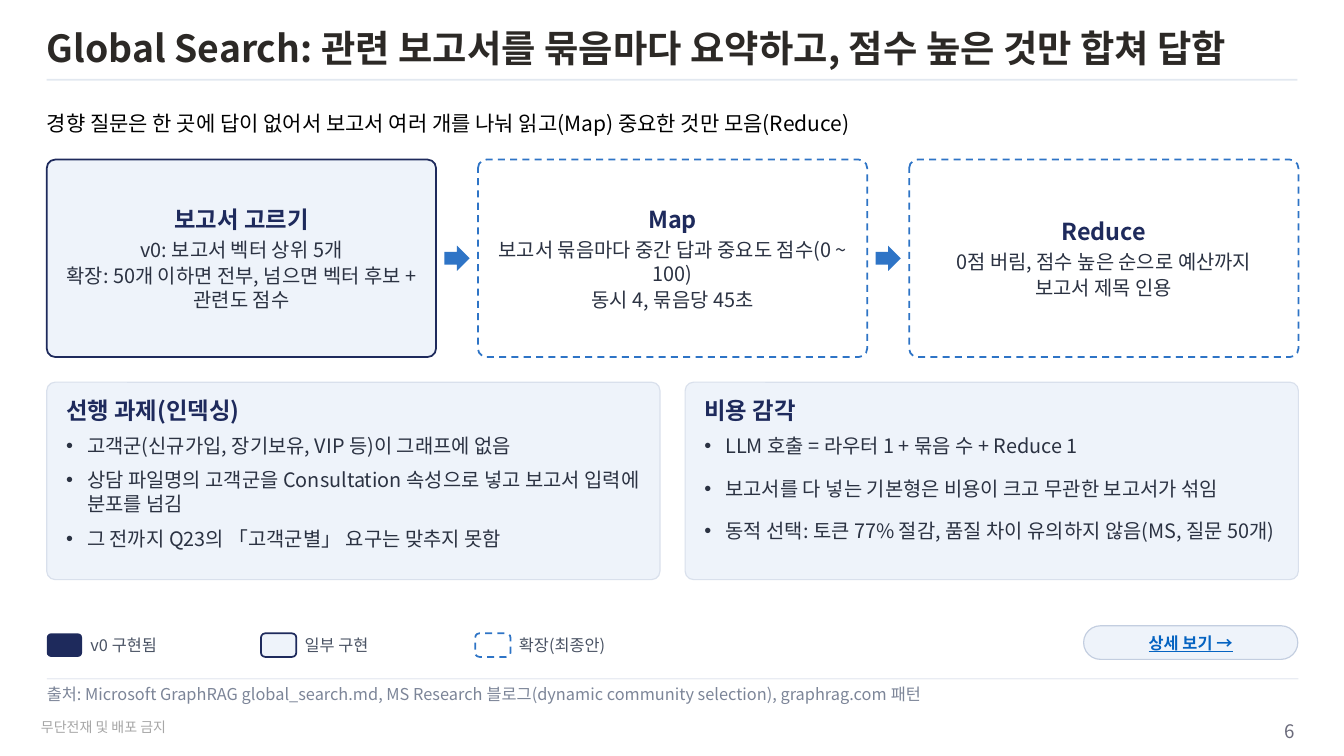
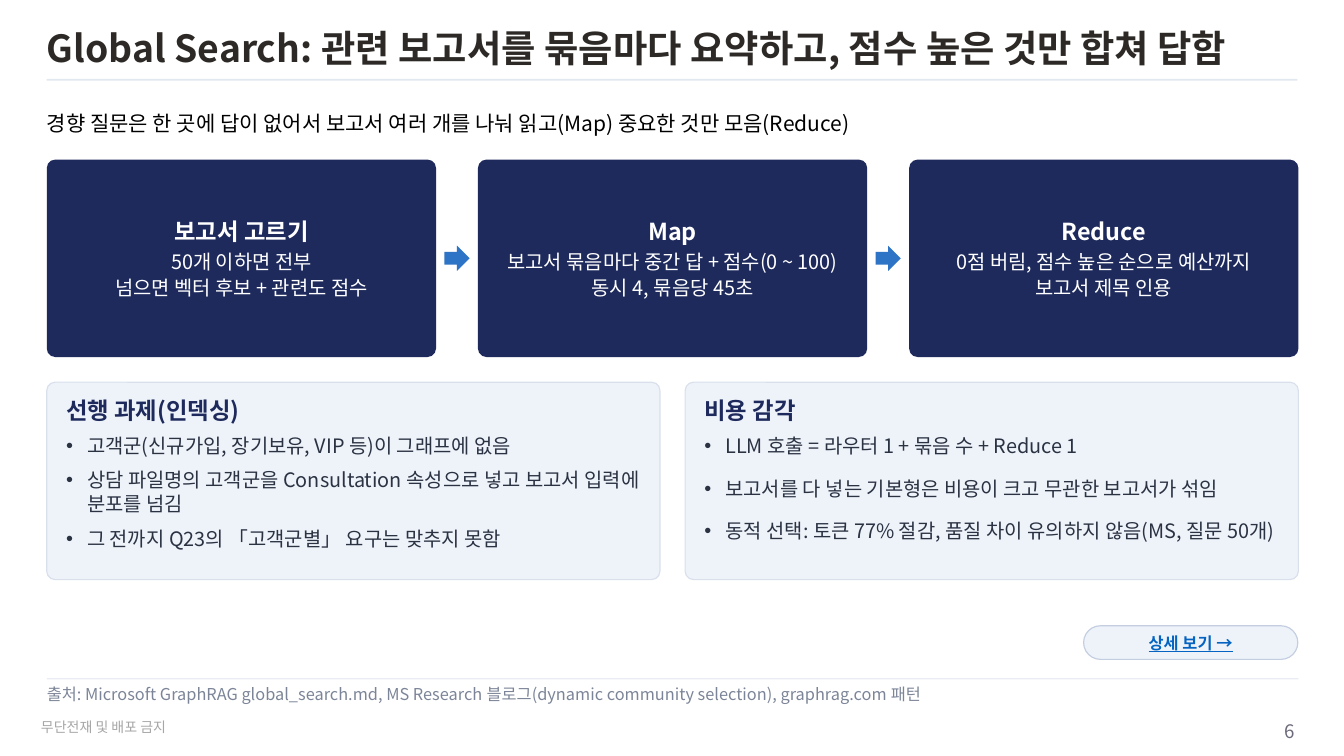
Before and after one commit to unicorn-campus/hybrid-ai, a slide deck: slide 6 of teacher/plan/graphrag-search-flow.pptx. Drawn at 1344x756 pixels with LibreOffice and Linux fonts; fonts in the diff are those of the drawing. Boxes give left, top, right and bottom in pixels: in the first picture for what was removed or moved away, otherwise in the second. Text is boxed around its words. In the diff, an @@ line names an element or a change of style, - is before the commit and + after.

```diff
--- a/teacher/plan/graphrag-search-flow.pptx
+++ b/teacher/plan/graphrag-search-flow.pptx
@@ rounded rectangle "보고서 고르기" at (47,160,436,357): fill #EEF3FA to #1E2A5C; outline #1E2A5C 1.5 pt to none @@
@@ rounded rectangle "Map" at (478,160,867,357): fill #FFFFFF to #1E2A5C; outline #2E74C6 1.5 pt dashed to none @@
@@ rounded rectangle "Reduce" at (909,160,1298,357): text colour #1E2A5C to #FFFFFF in "Reduce"; text colour #2B3242 to #FFFFFF in "0점 버림, 점수 높은 순으로 예산까지", "보고서 제목 인용"; fill #FFFFFF to #1E2A5C; outline #2E74C6 1.5 pt dashed to none @@
@@ text in rounded rectangle at (174,220,308,242): text colour #1E2A5C to #FFFFFF in "보고서 고르기" @@
@@ text in rounded rectangle at (592,222,753,299): text colour #1E2A5C to #FFFFFF in "Map"; text colour #2B3242 to #FFFFFF in "동시 4, 묶음당 45초" @@
@@ text in rounded rectangle at (115,252,368,297): text changed; text colour #2B3242 to #FFFFFF @@
-v0: 보고서 벡터 상위 5개
-확장: 50개 이하면 전부, 넘으면 벡터 후보 + 관련도 점수
+50개 이하면 전부
+넘으면 벡터 후보 + 관련도 점수
@@ text in rounded rectangle at (507,252,838,273): text changed; text colour #2B3242 to #FFFFFF @@
-보고서 묶음마다 중간 답과 중요도 점수(0 ~ 100)
+보고서 묶음마다 중간 답 + 점수(0 ~ 100)
@@ rounded rectangle removed at (47,633,82,657) @@
@@ text removed at (90,637,157,653) @@
-v0 구현됨
@@ rounded rectangle removed at (261,633,297,657) @@
@@ text removed at (305,637,368,653) @@
-일부 구현
@@ rounded rectangle removed at (475,633,511,657) @@
@@ text removed at (519,637,605,654) @@
-확장(최종안)
```
Also in this commit, not shown: 10 other slides changed, 6 other files.
